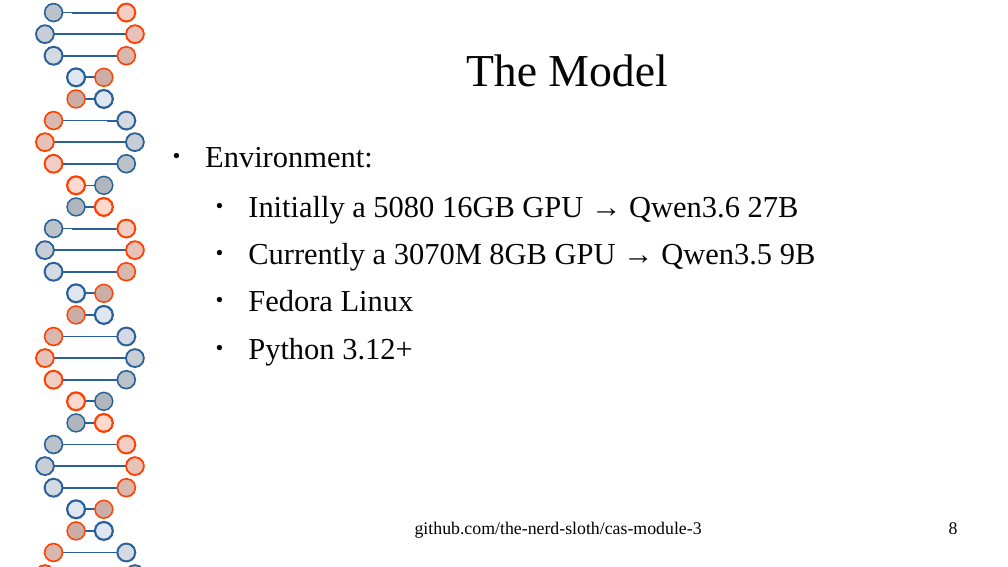
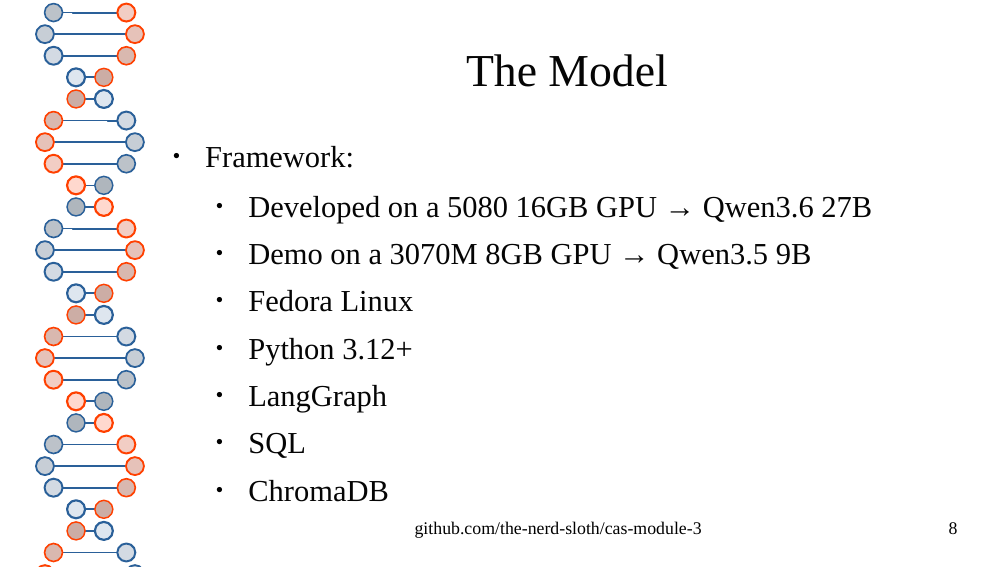
Before and after one commit to the-nerd-sloth/cas-module-3, a slide deck: slide 8 of presentation/agentic-cancer.odp. Drawn at 1008x567 pixels with LibreOffice and Linux fonts; fonts in the diff are those of the drawing. Boxes give left, top, right and bottom in pixels: in the first picture for what was removed or moved away, otherwise in the second. Text is boxed around its words. In the diff, an @@ line names an element or a change of style, - is before the commit and + after.

Commit message:
Update presentation.

```diff
--- a/presentation/agentic-cancer.odp
+++ b/presentation/agentic-cancer.odp
@@ text at box(205, 146, 872, 269): text changed @@
-● Environment:
-  ● Initially a 5080 16GB GPU → Qwen3.6 27B
-  ● Currently a 3070M 8GB GPU → Qwen3.5 9B
+● Framework:
+  ● Developed on a 5080 16GB GPU → Qwen3.6 27B
+  ● Demo on a 3070M 8GB GPU → Qwen3.5 9B
@@ text at box(248, 385, 387, 458): paragraphs added @@
+  ● LangGraph
+  ● SQL
+  ● ChromaDB
```
Also in this commit, not shown: 1 other slide changed, 2 slides added, 1 slide removed.
